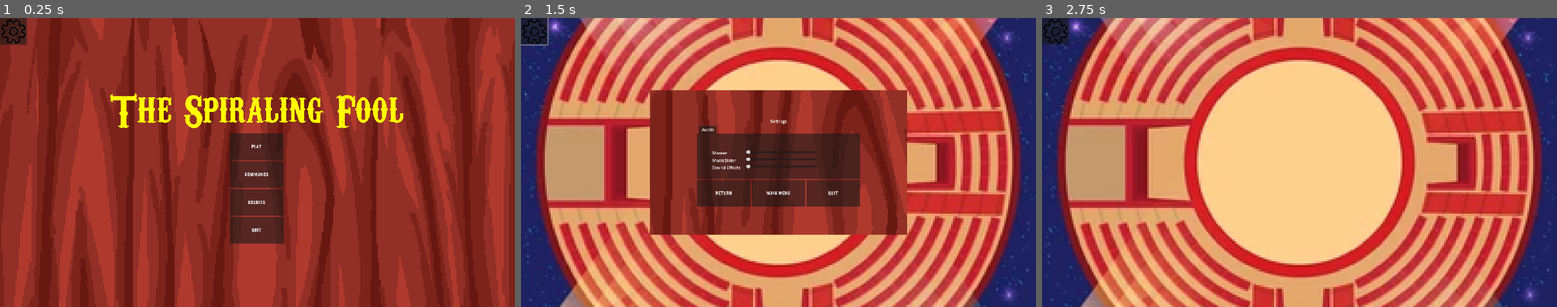
Above: before the commit, frames 1-3 (left to right).
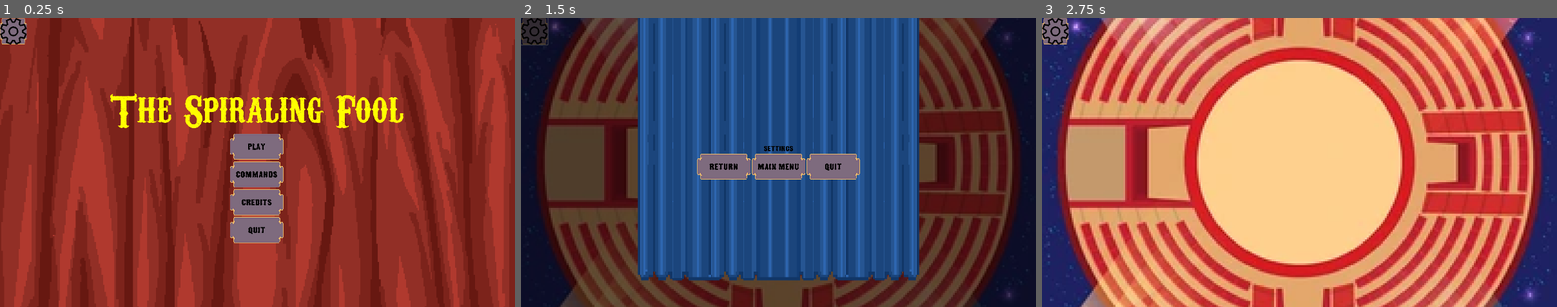
Above: after the commit, the same moments.

Repository: OscarPindaro/BossRushJam2025
Game: Godot game, scene res://scenes/controller/base_controller.tscn
Two runs of this game, one before a commit and one after it. Both use one fixed random seed, a clock stepped at 60 frames per second and the inputs below.
Inputs (mouse positions are in pixels of both pictures, inside the frame that each line leads up to):
- Up to frame 1 (0.25 s): no input
- Up to frame 2 (1.5 s): click "Play" at 0.5 s; click (536, 32) at 1.25 s
- Up to frame 3 (2.75 s): click "Return" at 2 s

The runs differ from the first frame. In frame 1, 4.3% of the frame differs, in the area x 0-56%, y 0-79%; in frame 2, 100%, in the area x 0-100%, y 0-100%; in frame 3, 0.4%.

Commit message:
added buttons styles

Diff:
--- /dev/null
+++ b/asset/graphic/UI/ui_custom_style.tres
@@ -0,0 +1,155 @@
+[gd_resource type="Theme" load_steps=23 format=3 uid="uid://dq3fh7pdv4230"]
+
+[ext_resource type="FontFile" uid="uid://dake8jnvwlbv2" path="res://asset/graphic/UI/font/tuscan-mf-font/TuscanMfNarrow-GKnP.ttf" id="1_47lgb"]
+[ext_resource type="Texture2D" uid="uid://cnx5r0vm0w12w" path="res://asset/graphic/UI/bottone.png" id="2_miug5"]
+[ext_resource type="Texture2D" uid="uid://bx3vmw4oc8nry" path="res://asset/graphic/UI/bottone_pressed.png" id="2_xk2g1"]
+
+[sub_resource type="StyleBoxFlat" id="StyleBoxFlat_qdfp1"]
+
+[sub_resource type="StyleBoxFlat" id="StyleBoxFlat_lwcje"]
+content_margin_left = 4.0
+content_margin_top = 4.0
+content_margin_right = 4.0
+content_margin_bottom = 4.0
+bg_color = Color(1, 1, 1, 0.75)
+draw_center = false
+border_width_left = 2
+border_width_top = 2
+border_width_right = 2
+border_width_bottom = 2
+corner_radius_top_left = 3
+corner_radius_top_right = 3
+corner_radius_bottom_right = 3
+corner_radius_bottom_left = 3
+corner_detail = 5
+expand_margin_left = 2.0
+expand_margin_top = 2.0
+expand_margin_right = 2.0
+expand_margin_bottom = 2.0
+
+[sub_resource type="StyleBoxTexture" id="StyleBoxTexture_iqspa"]
+texture = ExtResource("2_xk2g1")
+region_rect = Rect2(7.65738, 7.48765, 144.832, 49.0754)
+
+[sub_resource type="StyleBoxTexture" id="StyleBoxTexture_5ord1"]
+texture = ExtResource("2_miug5")
+region_rect = Rect2(7.77618, 7.54642, 144.305, 49.2429)
+
+[sub_resource type="StyleBoxTexture" id="StyleBoxTexture_lml1a"]
+texture = ExtResource("2_xk2g1")
+
+[sub_resource type="StyleBoxFlat" id="StyleBoxFlat_fecjm"]
+bg_color = Color(0.494118, 0.419608, 0.494118, 1)
+
+[sub_resource type="StyleBoxFlat" id="StyleBoxFlat_fycgq"]
+bg_color = Color(0.764706, 0.764706, 0.764706, 1)
+
+[sub_resource type="StyleBoxTexture" id="StyleBoxTexture_5dt3x"]
+texture_margin_left = 6.0
+texture_margin_top = 5.0
+texture_margin_right = 5.0
+texture_margin_bottom = 7.0
+
+[sub_resource type="StyleBoxTexture" id="StyleBoxTexture_jec8w"]
+texture_margin_left = 62.4754
+texture_margin_right = 65.58
+region_rect = Rect2(-0.243652, 0.186264, 96.0778, 31.7557)
+
+[sub_resource type="StyleBoxTexture" id="StyleBoxTexture_j46if"]
+axis_stretch_horizontal = 1
+region_rect = Rect2(2, 0, 28, 32)
+
+[sub_resource type="StyleBoxFlat" id="StyleBoxFlat_36j7r"]
+bg_color = Color(0.494118, 0.419608, 0.494118, 1)
+
+[sub_resource type="StyleBoxFlat" id="StyleBoxFlat_oxtg2"]
+bg_color = Color(0.494118, 0.419608, 0.494118, 1)
+
+[sub_resource type="StyleBoxFlat" id="StyleBoxFlat_oojx5"]
+bg_color = Color(0.494118, 0.419608, 0.494118, 1)
+
+[sub_resource type="StyleBoxFlat" id="StyleBoxFlat_5ubl8"]
+bg_color = Color(0.494118, 0.419608, 0.494118, 1)
+
+[sub_resource type="StyleBoxFlat" id="StyleBoxFlat_op060"]
+bg_color = Color(0.494118, 0.419608, 0.494118, 1)
+
+[sub_resource type="StyleBoxFlat" id="StyleBoxFlat_ry0a2"]
+bg_color = Color(0.494118, 0.419608, 0.494118, 1)
+
+[sub_resource type="StyleBoxTexture" id="StyleBoxTexture_g4usj"]
+texture_margin_left = 8.0
+texture_margin_top = 7.0
+texture_margin_right = 7.0
+texture_margin_bottom = 9.0
+region_rect = Rect2(0, 0, 90, 129)
+
+[sub_resource type="StyleBoxTexture" id="StyleBoxTexture_b4vfm"]
+texture_margin_left = 18.0
+texture_margin_top = 16.0
+texture_margin_right = 22.0
+texture_margin_bottom = 11.0
+region_rect = Rect2(0, 0, 93, 120)
+
+[sub_resource type="StyleBoxTexture" id="StyleBoxTexture_pxg5y"]
+texture_margin_left = 4.0
+texture_margin_top = 5.0
+texture_margin_right = 4.0
+texture_margin_bottom = 5.0
+region_rect = Rect2(0, 0, 90, 128)
+
+[resource]
+default_font = ExtResource("1_47lgb")
+Button/colors/font_color = Color(0, 0, 0, 1)
+Button/colors/font_disabled_color = Color(0.886275, 0.886275, 0.886275, 1)
+Button/colors/font_focus_color = Color(0.95, 0.95, 0.95, 1)
+Button/colors/font_hover_color = Color(0.193215, 0.144166, 0.215623, 1)
+Button/colors/font_hover_pressed_color = Color(1, 1, 1, 1)
+Button/colors/font_outline_color = Color(0, 0, 0, 1)
+Button/colors/font_pressed_color = Color(1, 1, 1, 1)
+Button/colors/icon_disabled_color = Color(1, 1, 1, 0.4)
+Button/colors/icon_focus_color = Color(1, 1, 1, 1)
+Button/colors/icon_hover_color = Color(1, 1, 1, 1)
+Button/colors/icon_hover_pressed_color = Color(1, 1, 1, 1)
+Button/colors/icon_normal_color = Color(1, 1, 1, 1)
+Button/colors/icon_pressed_color = Color(1, 1, 1, 1)
+Button/constants/align_to_largest_stylebox = 0
+Button/constants/h_separation = 4
+Button/constants/icon_max_width = 0
+Button/constants/outline_size = 0
+Button/font_sizes/font_size = 28
+Button/fonts/font = ExtResource("1_47lgb")
+Button/styles/disabled = SubResource("StyleBoxFlat_qdfp1")
+Button/styles/focus = SubResource("StyleBoxFlat_lwcje")
+Button/styles/hover = SubResource("StyleBoxTexture_iqspa")
+Button/styles/normal = SubResource("StyleBoxTexture_5ord1")
+Button/styles/pressed = SubResource("StyleBoxTexture_lml1a")
+HSlider/icons/grabber = null
+HSlider/icons/grabber_disabled = null
+HSlider/icons/grabber_highlight = null
+Label/colors/font_color = Color(0, 0, 0, 1)
+Label/colors/font_outline_color = Color(0, 0, 0, 1)
+Label/font_sizes/font_size = 24
+Label/fonts/font = ExtResource("1_47lgb")
+Panel/styles/panel = SubResource("StyleBoxFlat_fecjm")
+PanelContainer/styles/panel = SubResource("StyleBoxFlat_fycgq")
+PopupPanel/styles/panel = SubResource("StyleBoxTexture_5dt3x")
+ProgressBar/styles/background = SubResource("StyleBoxTexture_jec8w")
+ProgressBar/styles/fill = SubResource("StyleBoxTexture_j46if")
+TabBar/styles/button_highlight = SubResource("StyleBoxFlat_36j7r")
+TabBar/styles/button_pressed = SubResource("StyleBoxFlat_oxtg2")
+TabBar/styles/tab_hovered = SubResource("StyleBoxFlat_oojx5")
+TabBar/styles/tab_selected = SubResource("StyleBoxFlat_5ubl8")
+TabBar/styles/tab_unselected = SubResource("StyleBoxFlat_op060")
+TabContainer/colors/drop_mark_color = Color(0, 0, 0, 1)
+TabContainer/colors/font_hovered_color = Color(0, 0, 0, 1)
+TabContainer/colors/font_outline_color = Color(0, 0, 0, 1)
+TabContainer/colors/font_selected_color = Color(0, 0, 0, 1)
+TabContainer/colors/font_unselected_color = Color(0, 0, 0, 1)
+TabContainer/constants/side_margin = 0
+TabContainer/fonts/font = ExtResource("1_47lgb")
+TabContainer/icons/decrement = null
+TabContainer/styles/panel = SubResource("StyleBoxFlat_ry0a2")
+TabContainer/styles/tab_hovered = SubResource("StyleBoxTexture_g4usj")
+TabContainer/styles/tab_selected = SubResource("StyleBoxTexture_b4vfm")
+TabContainer/styles/tab_unselected = SubResource("StyleBoxTexture_pxg5y")
--- a/scenes/menu/buttons/ButtonWrapper/button_wrapper.tscn
+++ b/scenes/menu/buttons/ButtonWrapper/button_wrapper.tscn
@@ -1,11 +1,13 @@
-[gd_scene load_steps=3 format=3 uid="uid://c72tadrko6hg0"]
+[gd_scene load_steps=4 format=3 uid="uid://c72tadrko6hg0"]
 
 [ext_resource type="FontFile" uid="uid://dake8jnvwlbv2" path="res://asset/graphic/UI/font/tuscan-mf-font/TuscanMfNarrow-GKnP.ttf" id="1_5cuck"]
 [ext_resource type="Script" path="res://scenes/menu/buttons/ButtonWrapper/button_wrapper.gd" id="1_hg25s"]
+[ext_resource type="Theme" uid="uid://dq3fh7pdv4230" path="res://asset/graphic/UI/ui_custom_style.tres" id="1_wt47c"]
 
 [node name="ButtonWrapper" type="Button"]
 offset_right = 8.0
 offset_bottom = 8.0
+theme = ExtResource("1_wt47c")
 theme_override_fonts/font = ExtResource("1_5cuck")
 script = ExtResource("1_hg25s")
 
--- a/scenes/menu/commands_menu/commands_menu.tscn
+++ b/scenes/menu/commands_menu/commands_menu.tscn
@@ -1,8 +1,10 @@
-[gd_scene load_steps=6 format=3 uid="uid://ci8munt5neoq7"]
+[gd_scene load_steps=8 format=3 uid="uid://ci8munt5neoq7"]
 
 [ext_resource type="Script" path="res://scenes/menu/base_menu.gd" id="1_2pwis"]
+[ext_resource type="Theme" uid="uid://dq3fh7pdv4230" path="res://asset/graphic/UI/ui_custom_style.tres" id="1_3nd1w"]
 [ext_resource type="FontFile" uid="uid://dake8jnvwlbv2" path="res://asset/graphic/UI/font/tuscan-mf-font/TuscanMfNarrow-GKnP.ttf" id="2_mb0lv"]
 [ext_resource type="PackedScene" uid="uid://gpah4ea7go8w" path="res://scenes/menu/buttons/ButtonSceneChange/button_scene_change.tscn" id="2_sflbv"]
+[ext_resource type="Texture2D" uid="uid://b0gvoi5yrrt8a" path="res://asset/graphic/UI/CURTAIN.png" id="3_0q61u"]
 
 [sub_resource type="LabelSettings" id="LabelSettings_qxnh5"]
 line_spacing = 6.0
@@ -20,7 +22,13 @@
 anchor_bottom = 1.0
 grow_horizontal = 2
 grow_vertical = 2
+theme = ExtResource("1_3nd1w")
 script = ExtResource("1_2pwis")
+
+[node name="Background" type="Sprite2D" parent="."]
+position = Vector2(960, 0)
+scale = Vector2(1.778, 1.778)
+texture = ExtResource("3_0q61u")
 
 [node name="ColorRect" type="ColorRect" parent="."]
 visible = false
@@ -59,13 +67,18 @@
 Move left with A
 Move down with S
 Move right with D
+
 Hit your enemies with your juggling balls
+
+
+Make the boss HP go to Zero to
 win the game"
 label_settings = SubResource("LabelSettings_xbboo")
 horizontal_alignment = 1
 
 [node name="ReturnButton" parent="NinePatchRect/VBoxContainer" instance=ExtResource("2_sflbv")]
 layout_mode = 2
+theme = null
 text = "Return"
 
 [connection signal="scene_button_pressed" from="NinePatchRect/VBoxContainer/ReturnButton" to="." method="_on_next_scene"]
--- a/scenes/menu/credits_menu/credits_menu.tscn
+++ b/scenes/menu/credits_menu/credits_menu.tscn
@@ -1,8 +1,10 @@
-[gd_scene load_steps=6 format=3 uid="uid://b0r22s7oyogmi"]
+[gd_scene load_steps=8 format=3 uid="uid://b0r22s7oyogmi"]
 
+[ext_resource type="Theme" uid="uid://dq3fh7pdv4230" path="res://asset/graphic/UI/ui_custom_style.tres" id="1_ff7h4"]
 [ext_resource type="Script" path="res://scenes/menu/base_menu.gd" id="1_skmpt"]
 [ext_resource type="PackedScene" uid="uid://gpah4ea7go8w" path="res://scenes/menu/buttons/ButtonSceneChange/button_scene_change.tscn" id="2_2mrns"]
 [ext_resource type="FontFile" uid="uid://dake8jnvwlbv2" path="res://asset/graphic/UI/font/tuscan-mf-font/TuscanMfNarrow-GKnP.ttf" id="2_74b4k"]
+[ext_resource type="Texture2D" uid="uid://b0gvoi5yrrt8a" path="res://asset/graphic/UI/CURTAIN.png" id="3_wm322"]
 
 [sub_resource type="LabelSettings" id="LabelSettings_qrjfd"]
 font = ExtResource("2_74b4k")
@@ -19,7 +21,13 @@
 anchor_bottom = 1.0
 grow_horizontal = 2
 grow_vertical = 2
+theme = ExtResource("1_ff7h4")
 script = ExtResource("1_skmpt")
+
+[node name="Background" type="Sprite2D" parent="."]
+position = Vector2(960, 0)
+scale = Vector2(1.778, 1.778)
+texture = ExtResource("3_wm322")
 
 [node name="ColorRect" type="ColorRect" parent="."]
 visible = false
@@ -55,23 +63,33 @@
 layout_mode = 2
 text = "Design:
 Wauhaus Productions
+
 Art:
 Vittorio Terzi
+
 Music & Sound:
 Hakim El Achak
+
 Developement:
 Fabio Losavio
 Francesco Maffezzoli
 Oscar Pindaro
 Samuele Lo Iacono
+
+
+
 Fonts:
 Carnevalee Freakshow by Chris Hansen
-Tuscan Mf by Rick Mueller"
+Tuscan Mf by Rick Mueller
+
+
+"
 label_settings = SubResource("LabelSettings_7htxs")
 horizontal_alignment = 1
 
 [node name="ReturnButton" parent="NinePatchRect/VBoxContainer" instance=ExtResource("2_2mrns")]
 layout_mode = 2
+theme = null
 text = "Return"
 
 [connection signal="scene_button_pressed" from="NinePatchRect/VBoxContainer/ReturnButton" to="." method="_on_next_scene"]
--- a/scenes/menu/main_menu/main_menu.tscn
+++ b/scenes/menu/main_menu/main_menu.tscn
@@ -1,6 +1,7 @@
-[gd_scene load_steps=10 format=3 uid="uid://cnlm6ho48juqv"]
+[gd_scene load_steps=11 format=3 uid="uid://cnlm6ho48juqv"]
 
 [ext_resource type="Script" path="res://scenes/menu/base_menu.gd" id="1_2642x"]
+[ext_resource type="Theme" uid="uid://dq3fh7pdv4230" path="res://asset/graphic/UI/ui_custom_style.tres" id="1_nqdss"]
 [ext_resource type="PackedScene" uid="uid://gpah4ea7go8w" path="res://scenes/menu/buttons/ButtonSceneChange/button_scene_change.tscn" id="2_t0ysj"]
 [ext_resource type="Texture2D" uid="uid://b0gvoi5yrrt8a" path="res://asset/graphic/UI/CURTAIN.png" id="2_ub24n"]
 [ext_resource type="PackedScene" uid="uid://c6yjvbaxt8tb" path="res://scenes/game/game.tscn" id="3_8yi6t"]
@@ -22,6 +23,7 @@
 grow_horizontal = 2
 grow_vertical = 2
 mouse_filter = 1
+theme = ExtResource("1_nqdss")
 script = ExtResource("1_2642x")
 
 [node name="MarginContainer" type="MarginContainer" parent="."]
@@ -74,21 +76,25 @@
 
 [node name="PlayButton" parent="NinePatchRect/VBoxContainer/HBoxContainer/VBoxContainer" instance=ExtResource("2_t0ysj")]
 layout_mode = 2
+theme = null
 text = "Play"
 next_scene = ExtResource("3_8yi6t")
 
 [node name="CommandsButton" parent="NinePatchRect/VBoxContainer/HBoxContainer/VBoxContainer" instance=ExtResource("2_t0ysj")]
 layout_mode = 2
+theme = null
 text = "Commands"
 next_scene = ExtResource("3_niwag")
 
 [node name="CreditsButton" parent="NinePatchRect/VBoxContainer/HBoxContainer/VBoxContainer" instance=ExtResource("2_t0ysj")]
 layout_mode = 2
+theme = null
 text = "Credits"
 next_scene = ExtResource("3_67rq3")
 
 [node name="QuitButton" parent="NinePatchRect/VBoxContainer/HBoxContainer/VBoxContainer" instance=ExtResource("5_n4wtq")]
 layout_mode = 2
+theme = null
 
 [connection signal="scene_button_pressed" from="NinePatchRect/VBoxContainer/HBoxContainer/VBoxContainer/PlayButton" to="." method="_on_next_scene"]
 [connection signal="scene_button_pressed" from="NinePatchRect/VBoxContainer/HBoxContainer/VBoxContainer/CommandsButton" to="." method="_on_next_scene"]
--- a/scenes/menu/settings_menu/settings_menu.tscn
+++ b/scenes/menu/settings_menu/settings_menu.tscn
@@ -1,8 +1,9 @@
-[gd_scene load_steps=7 format=3 uid="uid://b2kq5erlme841"]
+[gd_scene load_steps=8 format=3 uid="uid://b2kq5erlme841"]
 
+[ext_resource type="Theme" uid="uid://dq3fh7pdv4230" path="res://asset/graphic/UI/ui_custom_style.tres" id="1_7hog2"]
 [ext_resource type="Script" path="res://scenes/menu/settings_menu/settings_menu.gd" id="1_x4glt"]
-[ext_resource type="Texture2D" uid="uid://b0gvoi5yrrt8a" path="res://asset/graphic/UI/CURTAIN.png" id="2_hs6hn"]
 [ext_resource type="PackedScene" uid="uid://c4xlqnbj00kf8" path="res://scenes/menu/buttons/AudioSlider/audio_slider.tscn" id="2_uoakn"]
+[ext_resource type="Texture2D" uid="uid://dgosv2le1tk4x" path="res://asset/graphic/UI/TENDA_dropdown.png" id="2_x02sy"]
 [ext_resource type="PackedScene" uid="uid://c72tadrko6hg0" path="res://scenes/menu/buttons/ButtonWrapper/button_wrapper.tscn" id="3_oh6vn"]
 [ext_resource type="PackedScene" uid="uid://gpah4ea7go8w" path="res://scenes/menu/buttons/ButtonSceneChange/button_scene_change.tscn" id="4_bi3jx"]
 [ext_resource type="PackedScene" uid="uid://cs1r2tx6hr7tm" path="res://scenes/menu/buttons/ButtonQuit/quit_button.tscn" id="4_m2ael"]
@@ -14,31 +15,19 @@
 anchor_bottom = 1.0
 grow_horizontal = 2
 grow_vertical = 2
+theme = ExtResource("1_7hog2")
 script = ExtResource("1_x4glt")
 
 [node name="CanvasLayer" type="CanvasLayer" parent="."]
 
+[node name="Background" type="Sprite2D" parent="CanvasLayer"]
+position = Vector2(960, 540)
+scale = Vector2(4, 4)
+texture = ExtResource("2_x02sy")
+
 [node name="MarginContainer" type="MarginContainer" parent="CanvasLayer"]
 offset_right = 1920.0
 offset_bottom = 1080.0
-
-[node name="Sprite2D" type="Sprite2D" parent="CanvasLayer"]
-position = Vector2(960, 540)
-scale = Vector2(2, 2)
-texture = ExtResource("2_hs6hn")
-region_enabled = true
-region_rect = Rect2(240, 135, 480, 270)
-
-[node name="TextureRect" type="TextureRect" parent="CanvasLayer/Sprite2D"]
-anchors_preset = 8
-anchor_left = 0.5
-anchor_top = 0.5
-anchor_right = 0.5
-anchor_bottom = 0.5
-offset_left = -480.0
-offset_top = -270.0
-grow_horizontal = 2
-grow_vertical = 2
 
 [node name="NinePatchRect" type="NinePatchRect" parent="CanvasLayer"]
 anchors_preset = 13
@@ -61,17 +50,22 @@
 
 [node name="Label" type="Label" parent="CanvasLayer/NinePatchRect/VBoxContainer"]
 layout_mode = 2
+theme = ExtResource("1_7hog2")
 text = "Settings"
 horizontal_alignment = 1
 
 [node name="TabContainer" type="TabContainer" parent="CanvasLayer/NinePatchRect/VBoxContainer"]
+visible = false
 custom_minimum_size = Vector2(400, 200)
 layout_mode = 2
+theme = ExtResource("1_7hog2")
 current_tab = 0
 use_hidden_tabs_for_min_size = true
 
 [node name="Audio" type="TabBar" parent="CanvasLayer/NinePatchRect/VBoxContainer/TabContainer"]
 layout_mode = 2
+theme = ExtResource("1_7hog2")
+tab_alignment = 1
 metadata/_tab_index = 0
 
 [node name="MarginContainer" type="MarginContainer" parent="CanvasLayer/NinePatchRect/VBoxContainer/TabContainer/Audio"]
@@ -79,6 +73,7 @@
 layout_mode = 0
 offset_right = 40.0
 offset_bottom = 40.0
+theme = ExtResource("1_7hog2")
 
 [node name="VBoxContainer" type="VBoxContainer" parent="CanvasLayer/NinePatchRect/VBoxContainer/TabContainer/Audio/MarginContainer"]
 layout_mode = 2
Binary file added: asset/graphic/UI/TENDA_dropdown.png
Not shown, added: asset/graphic/UI/TENDA_dropdown.png.import
Binary file added: asset/graphic/UI/bottone.png
Not shown, added: asset/graphic/UI/bottone.png.import
Binary file added: asset/graphic/UI/bottone_pressed.png
Not shown, added: asset/graphic/UI/bottone_pressed.png.import
